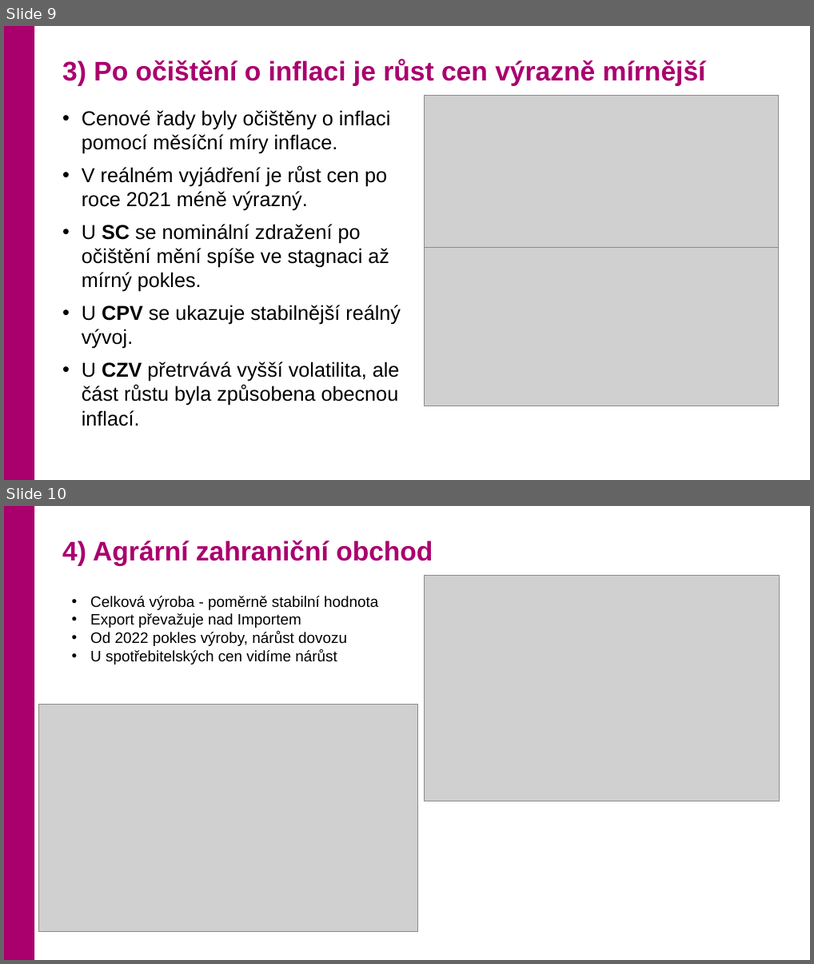
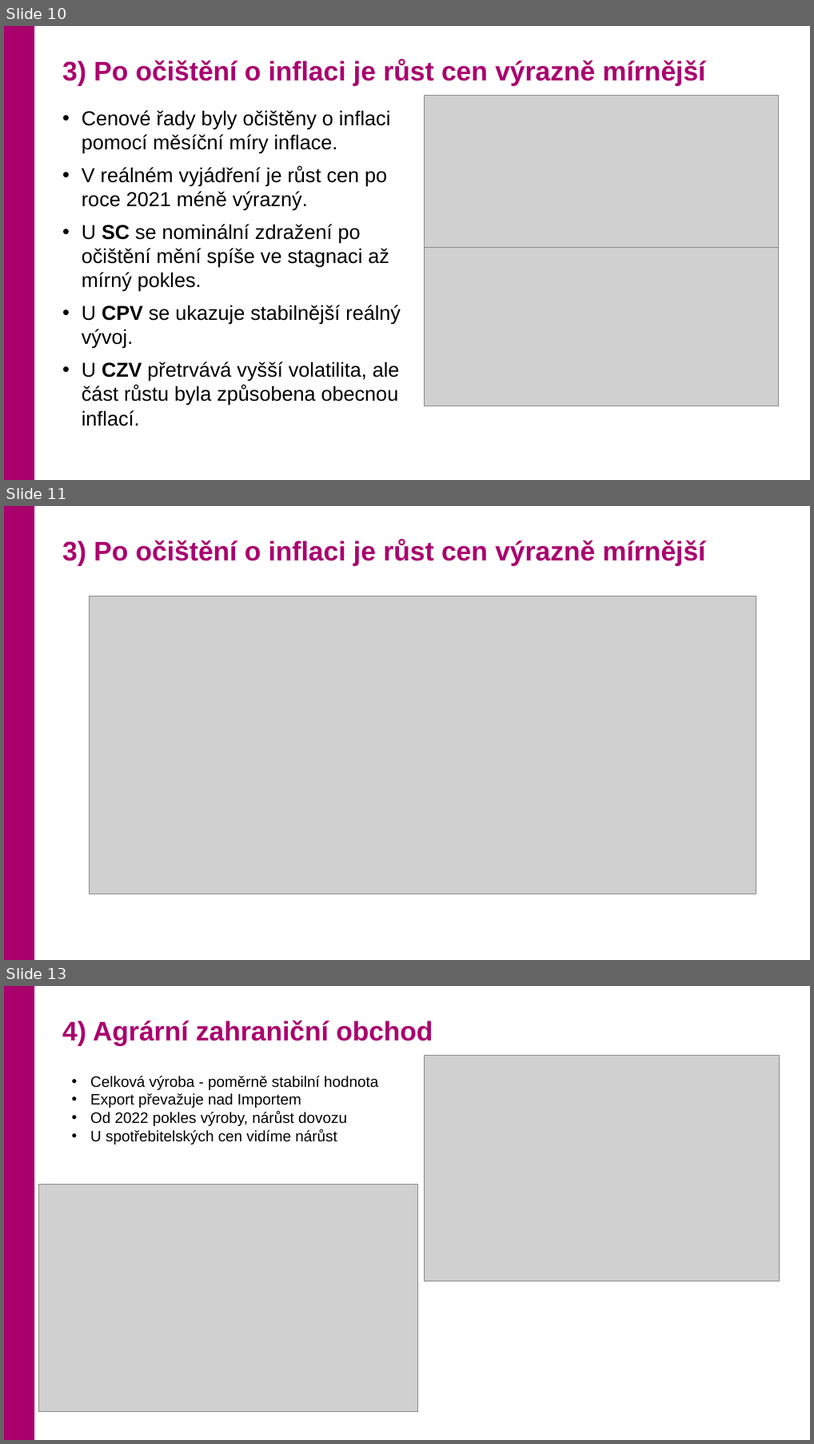
Before and after one commit to git-hub-20/w, a slide deck: files/prezentace.pptx. Shown one above the other, each under a label of ours: slides 9 and 10 before the commit, slides 10, 11 and 13 after it; the slides between them are not shown. The pictures are 814x964 and 814x1444 pixels, drawn with LibreOffice and Linux fonts; fonts in the diff are those of the drawing; grey boxes stand for pictures; background and template pictures are left out. Boxes give left, top, right and bottom in pixels: in the first picture for what was removed or moved away, otherwise in the second. Text is boxed around its words. In the diff, an @@ line names an element or a change of style, - is before the commit and + after.

```diff
--- a/files/prezentace.pptx
+++ b/files/prezentace.pptx
@@ slide 11 added at bbox=[4, 506, 810, 960], background #FFFFFF; not listed: 1 template element that a slide beside it also shows @@
@@ text added at bbox=[62, 539, 706, 566], 32 pt, text #AA006E, bold @@
+3) Po očištění o inflaci je růst cen výrazně mírnější
@@ picture added at bbox=[90, 596, 757, 894] @@
@@ what was slide 9 is now slide 10 @@
@@ what was slide 10 is now slide 13 @@
```
Also in this commit, not shown: 2 other slides added.
